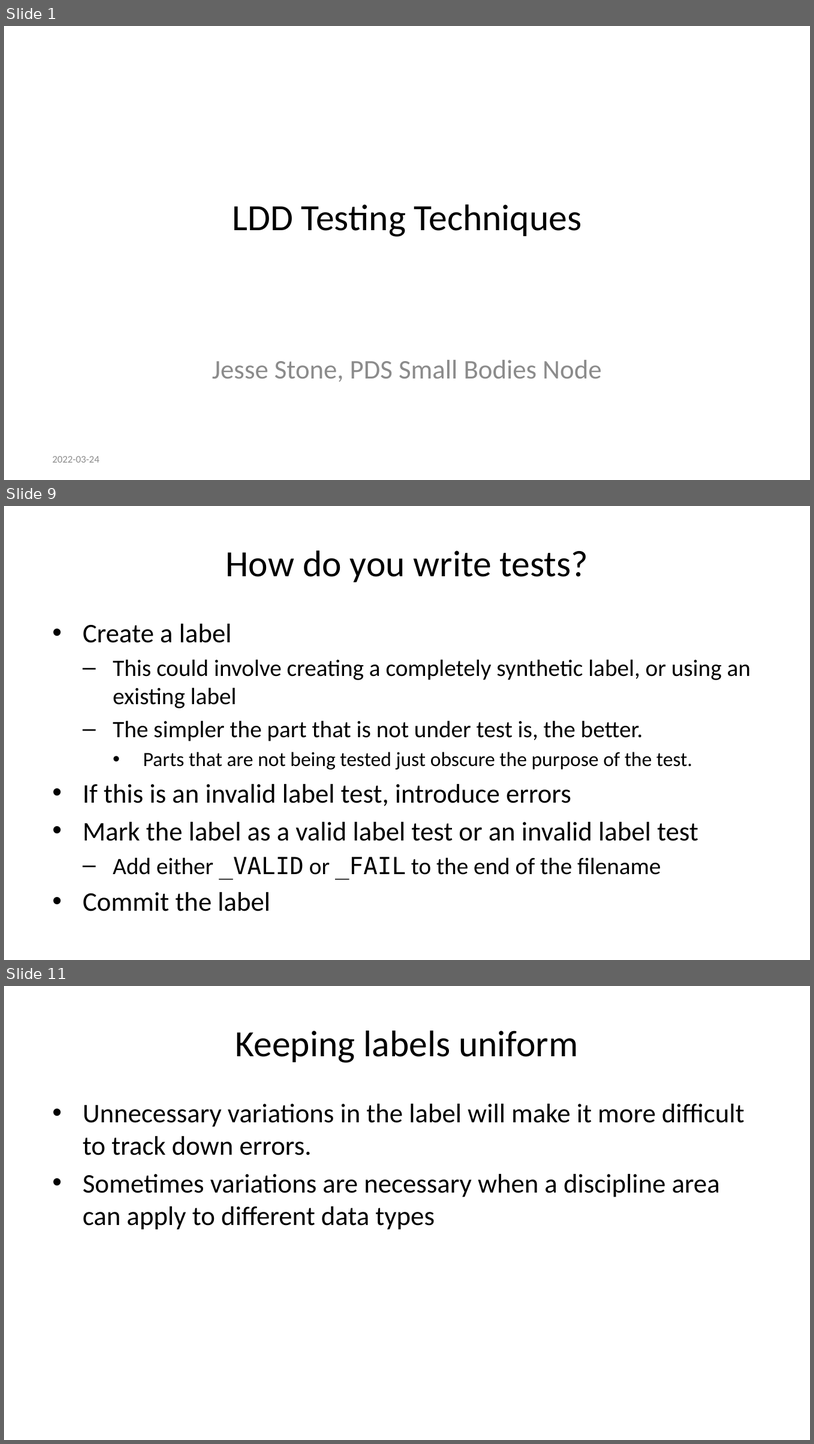
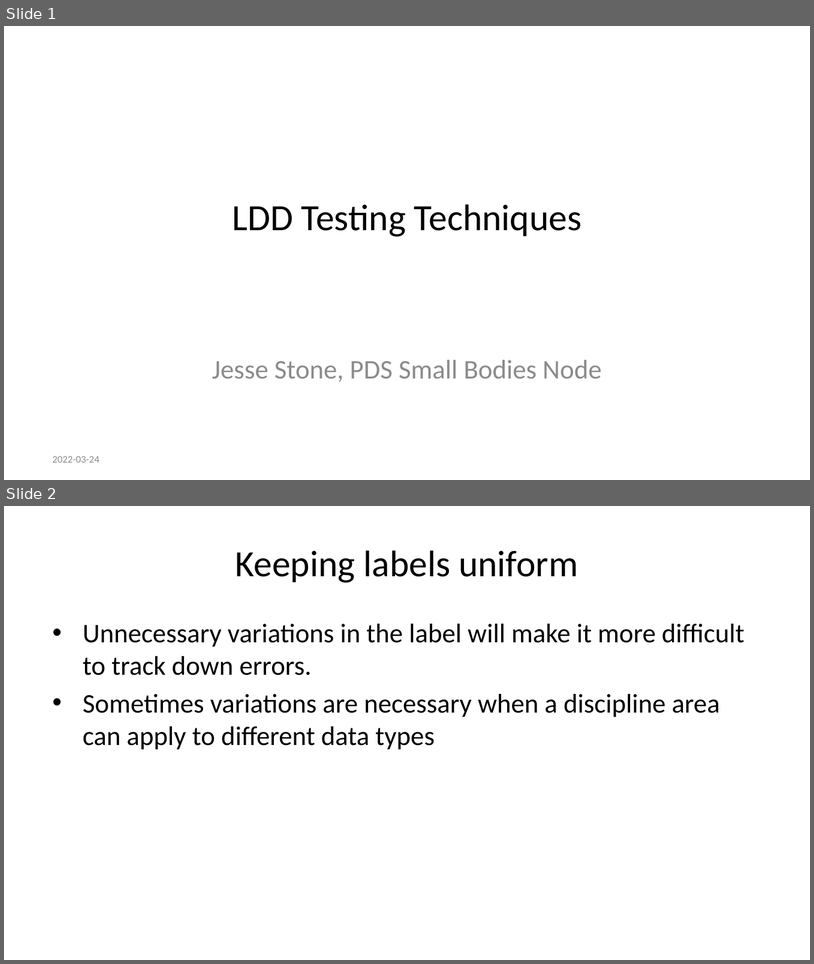
Before and after one commit to sbn-psi/dmsp, a slide deck: LDDTesting/stone-LDDTestingTechniques.pptx. Shown one above the other, each under a label of ours: slides 1, 9 and 11 before the commit, slides 1 and 2 after it; the slides between them are not shown. The pictures are 814x1444 and 814x964 pixels, drawn with LibreOffice and Linux fonts; fonts in the diff are those of the drawing. Boxes give left, top, right and bottom in pixels: in the first picture for what was removed or moved away, otherwise in the second. Text is boxed around its words. In the diff, an @@ line names an element or a change of style, - is before the commit and + after.

```diff
--- a/LDDTesting/stone-LDDTestingTechniques.pptx
+++ b/LDDTesting/stone-LDDTestingTechniques.pptx
@@ slide 9 removed at <box>4,506,810,960</box>, background #FFFFFF @@
@@ title removed at <box>226,550,588,582</box> @@
-How do you write tests?
@@ text removed at <box>83,624,751,911</box> @@
-• Create a label
-  – This could involve creating a completely synthetic label, or using an existing label
-  – The simpler the part that is not under test is, the better.
-    • Parts that are not being tested just obscure the purpose of the test.
-• If this is an invalid label test, introduce errors
-• Mark the label as a valid label test or an invalid label test
-  – Add either _VALID or _FAIL to the end of the filename
-• Commit the label
@@ what was slide 11 is now slide 2 @@
```
Also in this commit, not shown: 10 other slides removed, 4 other files.
